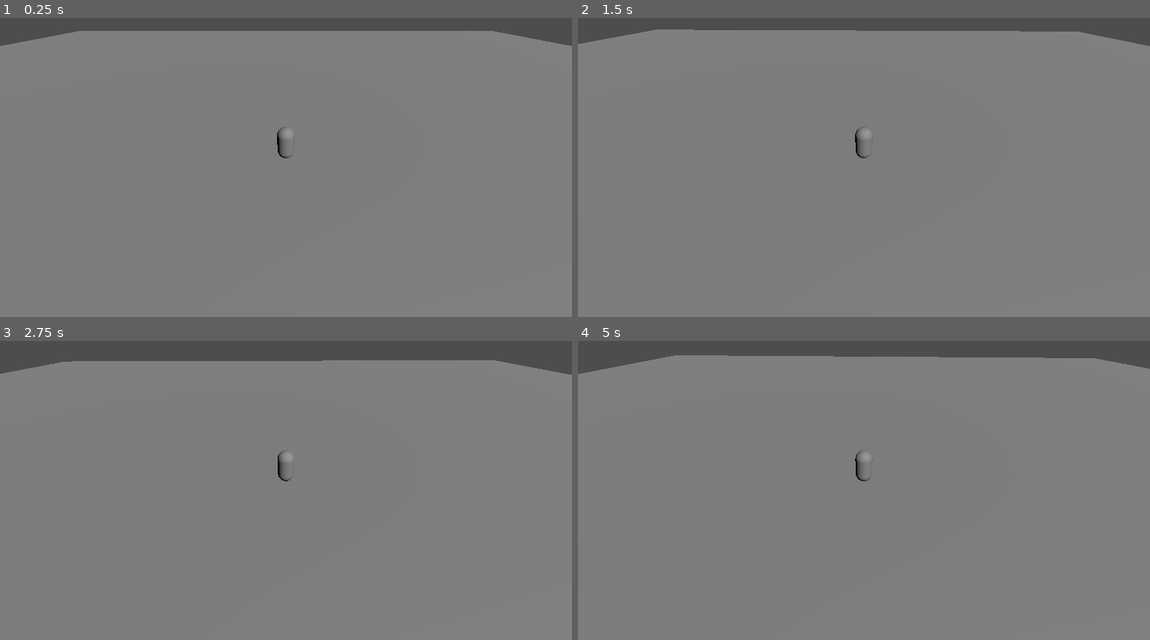
Above: before the commit, frames 1-4 (two rows, left to right).
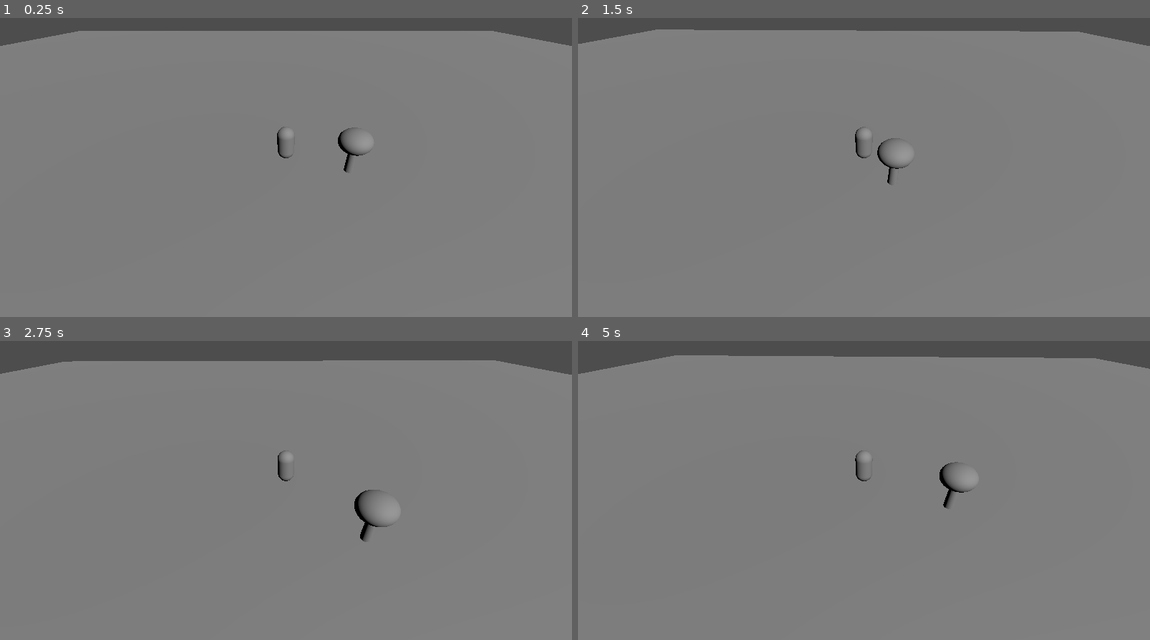
Above: after the commit, the same moments.

Repository: PapaKodiak92/RPG3D-Prototype
Game: Godot game, scene res://scenes/world/StarterWorld.tscn
Two runs of this game, one before a commit and one after it. Both use one fixed random seed, a clock stepped at 60 frames per second and the inputs below.
Inputs (mouse positions are in pixels of both pictures, inside the frame that each line leads up to):
- Up to frame 1 (0.25 s): no input
- Up to frame 2 (1.5 s): move the mouse to (989, 140) at 0.52 s; click (989, 140) at 0.67 s; drag from (749, 173) to (835, 221) at 1.27 s
- Up to frame 3 (2.75 s): move the mouse to (343, 409) at 2.02 s; click (343, 409) at 2.17 s
- Up to frame 4 (5 s): drag from (835, 544) to (692, 430) at 2.77 s; move the mouse to (1035, 526) at 3.52 s; click (1035, 526) at 3.67 s; drag from (692, 430) to (778, 397) at 4.27 s

The runs differ from the first frame. In frame 1, 0.2% of the frame differs, in the area x 59-65%, y 36-52%; in frame 2, 0.2%; in frame 3, 0.3%, in the area x 61-70%, y 49-68%; in frame 4, 0.3%.

Commit message:
Add clickable tree gathering

Diff:
--- a/client/scenes/world/StarterWorld.tscn
+++ b/client/scenes/world/StarterWorld.tscn
@@ -2,6 +2,7 @@
 
 [ext_resource type="Script" uid="uid://ktk20rndlm4e" path="res://scripts/player/ClickToMovePlayer.gd" id="1_7ku4c"]
 [ext_resource type="Script" uid="uid://ccn0cyqny3jvn" path="res://scripts/camera/FollowCamera.gd" id="2_nbmxt"]
+[ext_resource type="Script" uid="uid://cq0bch5mh513n" path="res://scripts/world/ClickableTree.gd" id="3_4b46o"]
 
 [sub_resource type="CapsuleMesh" id="CapsuleMesh_7ku4c"]
 
@@ -11,6 +12,18 @@
 
 [sub_resource type="BoxShape3D" id="BoxShape3D_nbmxt"]
 size = Vector3(60, 0.2, 60)
+
+[sub_resource type="CylinderMesh" id="CylinderMesh_nbmxt"]
+top_radius = 0.25
+bottom_radius = 0.3
+
+[sub_resource type="SphereMesh" id="SphereMesh_4b46o"]
+radius = 1.0
+height = 1.4
+
+[sub_resource type="CapsuleShape3D" id="CapsuleShape3D_yjprv"]
+radius = 0.8
+height = 2.8
 
 [node name="StarterWorld" type="Node3D" unique_id=66125613]
 
@@ -42,3 +55,18 @@
 
 [node name="GroundCollision" type="CollisionShape3D" parent="Ground" unique_id=176868023]
 shape = SubResource("BoxShape3D_nbmxt")
+
+[node name="OakTree" type="StaticBody3D" parent="." unique_id=1105112484]
+transform = Transform3D(1, 0, 0, 0, 1, 0, 0, 0, 1, 4, 1, 0)
+script = ExtResource("3_4b46o")
+
+[node name="TrunkMesh" type="MeshInstance3D" parent="OakTree" unique_id=1834370169]
+mesh = SubResource("CylinderMesh_nbmxt")
+
+[node name="LeavesMesh" type="MeshInstance3D" parent="OakTree" unique_id=854272290]
+transform = Transform3D(1, 0, 0, 0, 1, 0, 0, 0, 1, 0, 1.2, 0)
+mesh = SubResource("SphereMesh_4b46o")
+
+[node name="TreeCollision" type="CollisionShape3D" parent="OakTree" unique_id=886469633]
+transform = Transform3D(1, 0, 0, 0, 1, 0, 0, 0, 1, 0, 0.4, 0)
+shape = SubResource("CapsuleShape3D_yjprv")
--- a/client/scripts/player/ClickToMovePlayer.gd
+++ b/client/scripts/player/ClickToMovePlayer.gd
@@ -23,98 +23,98 @@
 @onready var camera: Camera3D = get_node(camera_path) as Camera3D
 
 func _ready() -> void:
-    # Start with the destination equal to where the player already is.
-    destination = global_position
+	# Start with the destination equal to where the player already is.
+	destination = global_position
 
 func _unhandled_input(event: InputEvent) -> void:
-    # This checks for a left mouse click.
-    if event is InputEventMouseButton:
-        if event.button_index == MOUSE_BUTTON_LEFT and event.pressed:
-            handle_left_click(event.position)
+	# This checks for a left mouse click.
+	if event is InputEventMouseButton:
+		if event.button_index == MOUSE_BUTTON_LEFT and event.pressed:
+			handle_left_click(event.position)
 
 func _physics_process(delta: float) -> void:
-    apply_gravity(delta)
-    move_toward_destination()
-    move_and_slide()
+	apply_gravity(delta)
+	move_toward_destination()
+	move_and_slide()
 
 func apply_gravity(delta: float) -> void:
-    # If the player is not on the floor, gravity pulls them down.
-    # This means deleting PlayerCollision will make the player fall.
-    if not is_on_floor():
-        velocity.y -= gravity * delta
-    else:
-        # Keep a tiny downward force so Godot knows we are touching the floor.
-        velocity.y = -0.1
+	# If the player is not on the floor, gravity pulls them down.
+	# This means deleting PlayerCollision will make the player fall.
+	if not is_on_floor():
+		velocity.y -= gravity * delta
+	else:
+		# Keep a tiny downward force so Godot knows we are touching the floor.
+		velocity.y = -0.1
 
 func move_toward_destination() -> void:
-    if not has_destination:
-        velocity.x = 0.0
-        velocity.z = 0.0
-        return
+	if not has_destination:
+		velocity.x = 0.0
+		velocity.z = 0.0
+		return
 
-    # We only care about X and Z for walking on the ground.
-    var flat_position: Vector3 = Vector3(global_position.x, 0.0, global_position.z)
-    var flat_destination: Vector3 = Vector3(destination.x, 0.0, destination.z)
-    var direction: Vector3 = flat_destination - flat_position
+	# We only care about X and Z for walking on the ground.
+	var flat_position: Vector3 = Vector3(global_position.x, 0.0, global_position.z)
+	var flat_destination: Vector3 = Vector3(destination.x, 0.0, destination.z)
+	var direction: Vector3 = flat_destination - flat_position
 
-    # Stop when we are close enough to the clicked spot.
-    if direction.length() <= stop_distance:
-        has_destination = false
-        velocity.x = 0.0
-        velocity.z = 0.0
-        return
+	# Stop when we are close enough to the clicked spot.
+	if direction.length() <= stop_distance:
+		has_destination = false
+		velocity.x = 0.0
+		velocity.z = 0.0
+		return
 
-    direction = direction.normalized()
+	direction = direction.normalized()
 
-    velocity.x = direction.x * move_speed
-    velocity.z = direction.z * move_speed
+	velocity.x = direction.x * move_speed
+	velocity.z = direction.z * move_speed
 
-    # Turn the player to face where they are walking.
-    var look_target: Vector3 = Vector3(destination.x, global_position.y, destination.z)
-    if global_position.distance_to(look_target) > 0.01:
-        look_at(look_target, Vector3.UP)
+	# Turn the player to face where they are walking.
+	var look_target: Vector3 = Vector3(destination.x, global_position.y, destination.z)
+	if global_position.distance_to(look_target) > 0.01:
+		look_at(look_target, Vector3.UP)
 
 func handle_left_click(mouse_position: Vector2) -> void:
-    if camera == null:
-        print("No camera set. Drag MainCamera into the Player camera_path slot.")
-        return
+	if camera == null:
+		print("No camera set. Drag MainCamera into the Player camera_path slot.")
+		return
 
-    var result: Dictionary = raycast_from_mouse(mouse_position)
+	var result: Dictionary = raycast_from_mouse(mouse_position)
 
-    if result.is_empty():
-        return
+	if result.is_empty():
+		return
 
-    var clicked_object: Object = result.get("collider") as Object
-    var clicked_position: Vector3 = result["position"] as Vector3
+	var clicked_object: Object = result.get("collider") as Object
+	var clicked_position: Vector3 = result["position"] as Vector3
 
-    # If the clicked object has an interact function, use it.
-    if clicked_object != null and clicked_object.has_method("interact"):
-        clicked_object.interact(self)
-        return
+	# If the clicked object has an interact function, use it.
+	if clicked_object != null and clicked_object.has_method("interact"):
+		clicked_object.interact(self)
+		return
 
-    # Otherwise, walk to where we clicked.
-    destination = Vector3(clicked_position.x, global_position.y, clicked_position.z)
-    has_destination = true
-    print("Walking to ground point: ", destination)
+	# Otherwise, walk to where we clicked.
+	destination = Vector3(clicked_position.x, global_position.y, clicked_position.z)
+	has_destination = true
+	print("Walking to ground point: ", destination)
 
 func raycast_from_mouse(mouse_position: Vector2) -> Dictionary:
-    # The camera turns the 2D mouse position into a 3D ray.
-    var ray_origin: Vector3 = camera.project_ray_origin(mouse_position)
-    var ray_direction: Vector3 = camera.project_ray_normal(mouse_position)
-    var ray_end: Vector3 = ray_origin + ray_direction * 1000.0
+	# The camera turns the 2D mouse position into a 3D ray.
+	var ray_origin: Vector3 = camera.project_ray_origin(mouse_position)
+	var ray_direction: Vector3 = camera.project_ray_normal(mouse_position)
+	var ray_end: Vector3 = ray_origin + ray_direction * 1000.0
 
-    var query: PhysicsRayQueryParameters3D = PhysicsRayQueryParameters3D.create(ray_origin, ray_end)
+	var query: PhysicsRayQueryParameters3D = PhysicsRayQueryParameters3D.create(ray_origin, ray_end)
 
-    # Important: do not let the mouse click hit the player body.
-    # We only want clicks on the world/ground/objects.
-    query.exclude = [get_rid()]
+	# Important: do not let the mouse click hit the player body.
+	# We only want clicks on the world/ground/objects.
+	query.exclude = [get_rid()]
 
-    return get_world_3d().direct_space_state.intersect_ray(query)
+	return get_world_3d().direct_space_state.intersect_ray(query)
 
 func add_item(item_name: String, amount: int) -> void:
-    if not inventory.has(item_name):
-        inventory[item_name] = 0
+	if not inventory.has(item_name):
+		inventory[item_name] = 0
 
-    inventory[item_name] += amount
+	inventory[item_name] += amount
 
-    print("Picked up ", amount, " ", item_name, ". Total: ", inventory[item_name])
+	print("Picked up ", amount, " ", item_name, ". Total: ", inventory[item_name])
Not shown, added: client/scripts/world/ClickableTree.gd.uid
